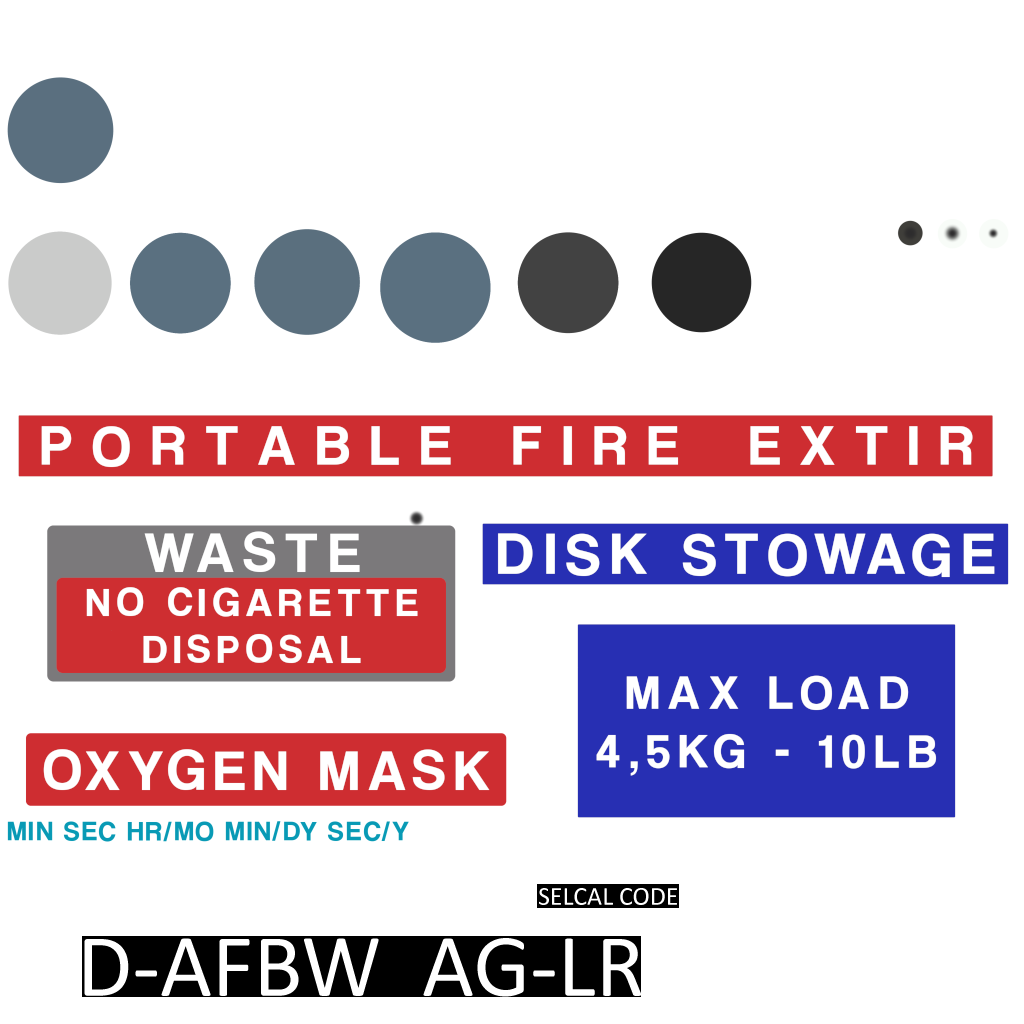
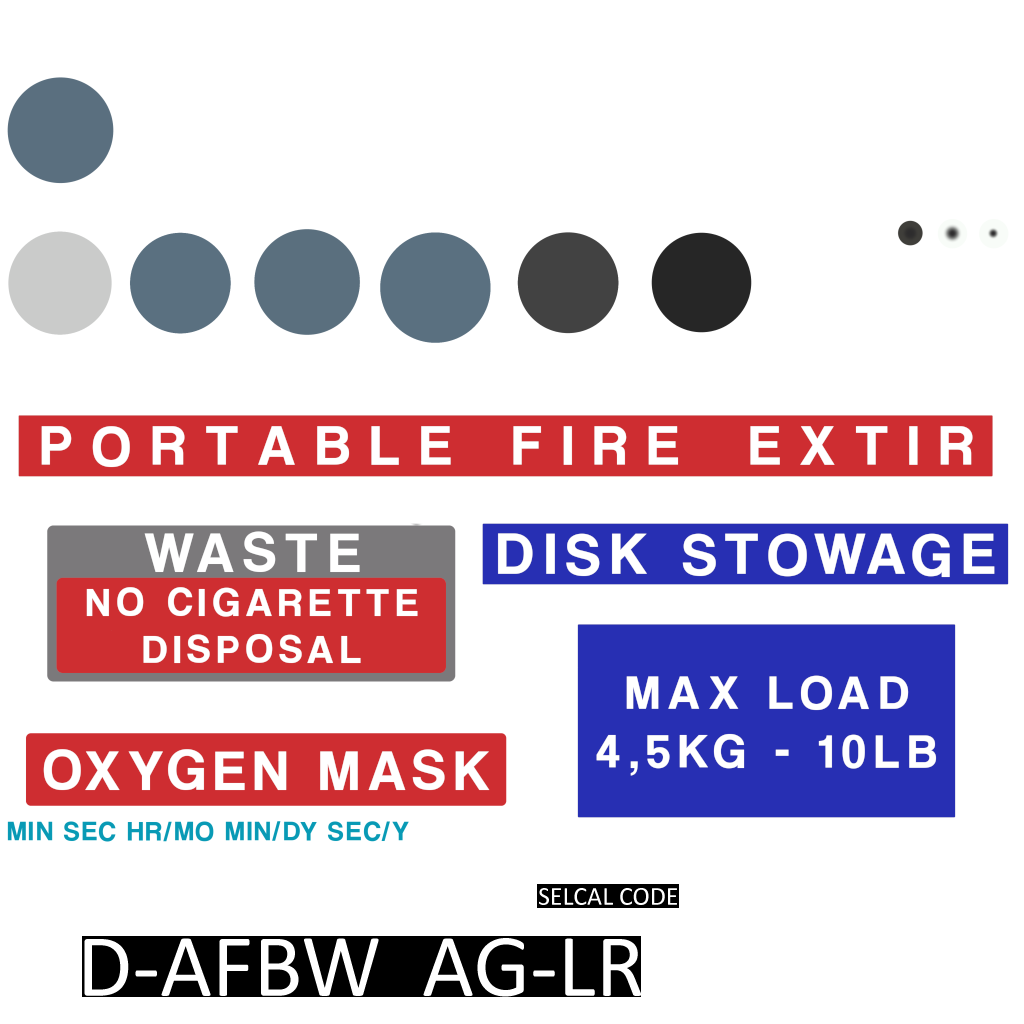
Layer changes from the first 1024x1024 image to the second:
painted on "A320NEO_COCKPIT_DECALSALPHA_ALBD.PNG" over [408,510,425,525]
